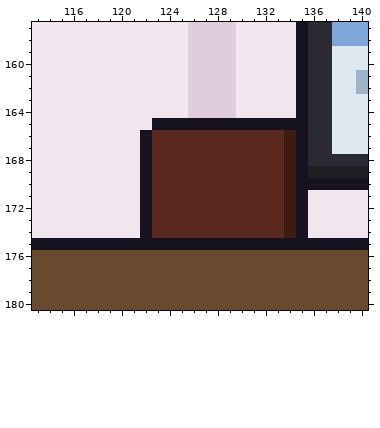
Two states of a pixel-art file, office/site_dental_office_b.aseprite. Above, as it was before the edit.
320x320 pixels, 1 frame. Colours within 5 levels of each other are drawn and written as one. Shown: x 113..140, y 157..180.
The same view after the edit:
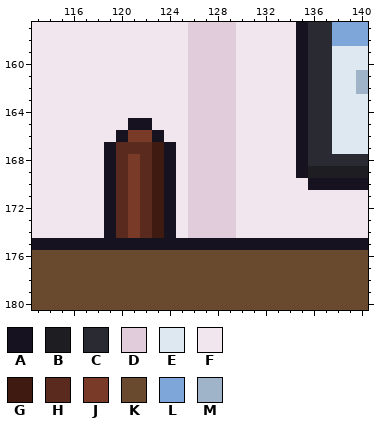
Palette (. is transparent): A #17121f  B #1e1e22  C #2a2a33  D #e0ccda  E #dde8f0  F #f2e6ee  G #3e1a10  H #5a2a1e  J #7a3a28  K #6a4a2e  L #7fa6d8  M #9fb4c8
The edit:
{"where": "layer \"Chair\""}
{"y":165,"x":121,"old":"FFAAAAAAAAAAAA","new":"AAFFFDDDDFFFFF"}
{"y":166,"x":120,"old":"FFAHHHHHHHHHHHG","new":"AJJAFFDDDDFFFFF"}
{"y":167,"x":119,"old":"FFFAHHHHHHHHHHHG","new":"AHHHGAFDDDDFFFFF"}
{"y":168,"x":119,"old":"FFFAHHHHHHHHHHHG","new":"AHJHGAFDDDDFFFFF"}
{"y":169,"x":119,"old":"FFFAHHHHHHHHHHHG","new":"AHJHGAFDDDDFFFFF"}
{"y":170,"x":119,"old":"FFFAHHHHHHHHHHHGA","new":"AHJHGAFDDDDFFFFFF"}
{"y":171,"x":119,"old":"FFFAHHHHHHHHHHHGA","new":"AHJHGAFDDDDFFFFFF"}
{"y":172,"x":119,"old":"FFFAHHHHHHHHHHHGA","new":"AHJHGAFDDDDFFFFFF"}
{"y":173,"x":119,"old":"FFFAHHHHHHHHHHHGA","new":"AHJHGAFDDDDFFFFFF"}
{"y":174,"x":119,"old":"FFFAHHHHHHHHHHHGA","new":"AHJHGAFDDDDFFFFFF"}
{"label":"changed","picture_box":[104,118,308,238]}
